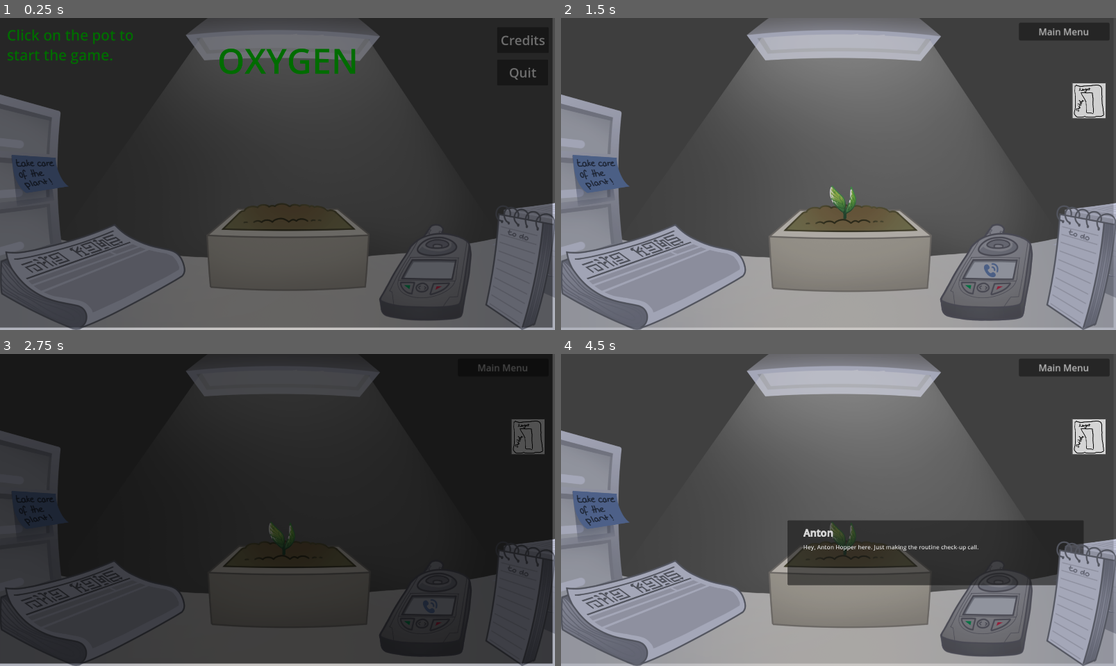
Above: before the commit, frames 1-4 (two rows, left to right).
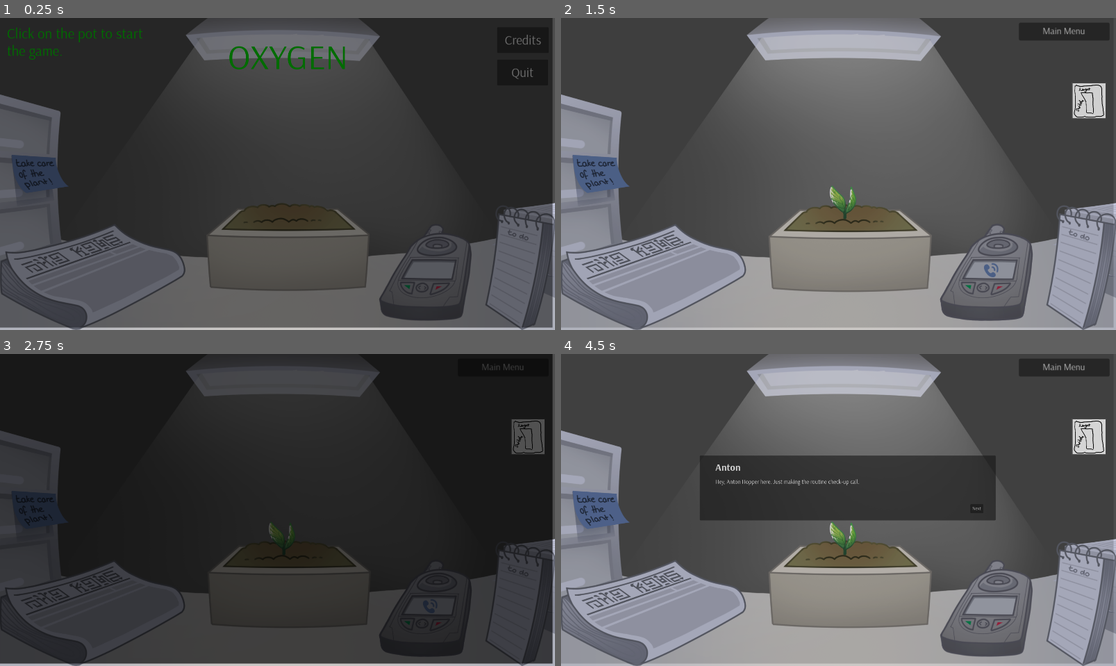
Above: after the commit, the same moments.

Repository: gringames/fem-devs-jam-24
Game: Godot game, scene res://menus/main_menu.tscn
Two runs of this game, one before a commit and one after it. Both use one fixed random seed, a clock stepped at 60 frames per second and the inputs below. Sound files missing from this copy of the repository are replaced by a short silence.
Inputs (mouse positions are in pixels of both pictures, inside the frame that each line leads up to):
- Up to frame 1 (0.25 s): no input
- Up to frame 2 (1.5 s): click (849, 245) at 0.5 s; click (1088, 102) at 1.25 s
- Up to frame 3 (2.75 s): click (527, 438) at 2 s
- Up to frame 4 (4.5 s): click (1088, 438) at 2.75 s; move the mouse to (849, 510) at 3.52 s; click (849, 510) at 3.6 s; tap Enter at 4.25 s; move the mouse to (988, 606) at 4.27 s; click (988, 606) at 4.35 s

The runs differ from the first frame. In frame 1, 1.9% of the frame differs, in the area x 1-99%, y 3-20%; in frame 2, 0.1%; in frame 3, less than 0.1%; in frame 4, 21%, in the area x 25-95%, y 3-75%.

Commit message:
add fonts and move popups to higher visibility layer

Diff:
--- a/femdevsjam24/Endings/good_ending.tscn
+++ b/femdevsjam24/Endings/good_ending.tscn
@@ -1,12 +1,15 @@
-[gd_scene load_steps=8 format=3 uid="uid://cfnxquoiq7m18"]
+[gd_scene load_steps=11 format=3 uid="uid://cfnxquoiq7m18"]
 
 [ext_resource type="AudioStream" uid="uid://cwj5f7qirxaey" path="res://Music/Day 7.mp3" id="1_iwq3x"]
 [ext_resource type="Texture2D" uid="uid://bel1dyr6sigsc" path="res://Art/Plant/0_Pot_Dry.png" id="2_c3e0a"]
 [ext_resource type="Texture2D" uid="uid://dkrb4kwyj336g" path="res://Art/Plant/6_Plant_Day_6.png" id="3_p0qa3"]
 [ext_resource type="PackedScene" uid="uid://cdbw55po5v68o" path="res://Game/black_fade.tscn" id="4_qb0wp"]
-[ext_resource type="Script" path="res://Text/Box/text_box.gd" id="5_uen5w"]
-[ext_resource type="Script" path="res://Text/Input/text_input.gd" id="6_2bxvo"]
+[ext_resource type="FontFile" uid="uid://cfk57avok16na" path="res://Fonts/arsenal/Arsenal-Regular.otf" id="5_brf6e"]
+[ext_resource type="FontFile" uid="uid://xbhj7mwadq52" path="res://Fonts/arsenal/Arsenal-Italic.otf" id="6_65io7"]
 [ext_resource type="Script" path="res://Endings/good_ending_manager.gd" id="7_i6jr5"]
+[ext_resource type="FontFile" uid="uid://3hke8kf5q8k8" path="res://Fonts/arsenal/Arsenal-BoldItalic.otf" id="7_pi526"]
+[ext_resource type="FontFile" uid="uid://dvxig3y6u5rkg" path="res://Fonts/arsenal/Arsenal-Bold.otf" id="8_4hoxp"]
+[ext_resource type="PackedScene" uid="uid://d277a41su2sdk" path="res://Text/Box/text_box.tscn" id="10_m37eh"]
 
 [node name="GoodEnding" type="Node2D"]
 position = Vector2(424, 184)
@@ -44,6 +47,10 @@
 [node name="Label_Art" type="RichTextLabel" parent="Credits"]
 layout_mode = 2
 size_flags_vertical = 3
+theme_override_fonts/normal_font = ExtResource("5_brf6e")
+theme_override_fonts/italics_font = ExtResource("6_65io7")
+theme_override_fonts/bold_italics_font = ExtResource("7_pi526")
+theme_override_fonts/bold_font = ExtResource("8_4hoxp")
 bbcode_enabled = true
 text = "[b]Art[/b]
 Larissa Ignatz"
@@ -51,6 +58,10 @@
 [node name="Label_MusicSound" type="RichTextLabel" parent="Credits"]
 layout_mode = 2
 size_flags_vertical = 3
+theme_override_fonts/normal_font = ExtResource("5_brf6e")
+theme_override_fonts/italics_font = ExtResource("6_65io7")
+theme_override_fonts/bold_italics_font = ExtResource("7_pi526")
+theme_override_fonts/bold_font = ExtResource("8_4hoxp")
 bbcode_enabled = true
 text = "[b]Music & Sound[/b]
 Seren Huges"
@@ -58,6 +69,10 @@
 [node name="Label_GameDesign" type="RichTextLabel" parent="Credits"]
 layout_mode = 2
 size_flags_vertical = 3
+theme_override_fonts/normal_font = ExtResource("5_brf6e")
+theme_override_fonts/italics_font = ExtResource("6_65io7")
+theme_override_fonts/bold_italics_font = ExtResource("7_pi526")
+theme_override_fonts/bold_font = ExtResource("8_4hoxp")
 bbcode_enabled = true
 text = "[b]Music & Sound[/b]
 Tilli Netta Saunders"
@@ -65,6 +80,10 @@
 [node name="Label_Story" type="RichTextLabel" parent="Credits"]
 layout_mode = 2
 size_flags_vertical = 3
+theme_override_fonts/normal_font = ExtResource("5_brf6e")
+theme_override_fonts/italics_font = ExtResource("6_65io7")
+theme_override_fonts/bold_italics_font = ExtResource("7_pi526")
+theme_override_fonts/bold_font = ExtResource("8_4hoxp")
 bbcode_enabled = true
 text = "[b]Music & Sound[/b]
 Rocio Solares"
@@ -72,128 +91,16 @@
 [node name="Label_Programming" type="RichTextLabel" parent="Credits"]
 layout_mode = 2
 size_flags_vertical = 3
+theme_override_fonts/normal_font = ExtResource("5_brf6e")
+theme_override_fonts/italics_font = ExtResource("6_65io7")
+theme_override_fonts/bold_italics_font = ExtResource("7_pi526")
+theme_override_fonts/bold_font = ExtResource("8_4hoxp")
 bbcode_enabled = true
 text = "[b]Programming[/b]
 Kerstin Pfaffinger"
 
-[node name="TextBox" type="Node2D" parent="."]
-position = Vector2(-816, 0)
-script = ExtResource("5_uen5w")
-
-[node name="DialogueBox" type="Panel" parent="TextBox"]
-anchors_preset = 8
-anchor_left = 0.5
-anchor_top = 0.5
-anchor_right = 0.5
-anchor_bottom = 0.5
-offset_left = 456.0
-offset_top = 592.0
-offset_right = 1480.0
-offset_bottom = 816.0
-grow_horizontal = 2
-grow_vertical = 2
-
-[node name="BackgroundTexture" type="TextureRect" parent="TextBox/DialogueBox"]
-layout_mode = 1
-anchors_preset = 15
-anchor_right = 1.0
-anchor_bottom = 1.0
-grow_horizontal = 2
-grow_vertical = 2
-
-[node name="Name" type="RichTextLabel" parent="TextBox/DialogueBox"]
-layout_mode = 1
-anchors_preset = -1
-anchor_left = 0.053
-anchor_top = 0.041
-anchor_right = 0.947
-anchor_bottom = 0.137
-offset_left = -0.0800018
-offset_top = 10.752
-offset_right = 0.0799561
-offset_bottom = 41.464
-grow_horizontal = 2
-grow_vertical = 2
-theme_override_font_sizes/bold_font_size = 34
-bbcode_enabled = true
-text = "[b]Name[/b]
-
-"
-scroll_active = false
-shortcut_keys_enabled = false
-
-[node name="Message" type="RichTextLabel" parent="TextBox/DialogueBox"]
-layout_mode = 1
-anchors_preset = -1
-anchor_left = 0.053
-anchor_top = 0.348
-anchor_right = 0.883
-anchor_bottom = 0.893
-offset_left = -0.272003
-offset_top = 0.0479965
-offset_right = -0.192017
-offset_bottom = -0.0320129
-grow_horizontal = 2
-grow_vertical = 2
-theme_override_font_sizes/normal_font_size = 20
-bbcode_enabled = true
-text = "I hope I will be someday recognized for doing a good job in the field that I love!"
-scroll_active = false
-
-[node name="NextButton" type="Button" parent="TextBox/DialogueBox"]
-layout_mode = 1
-anchors_preset = -1
-anchor_left = 0.914
-anchor_top = 0.75
-anchor_right = 0.958
-anchor_bottom = 0.888
-offset_left = 0.0639648
-offset_top = -3.05176e-05
-offset_right = 0.00793457
-offset_bottom = 0.0879669
-text = "Next"
-
-[node name="CloseButton" type="Button" parent="TextBox/DialogueBox"]
-layout_mode = 1
-anchors_preset = -1
-anchor_left = 0.914
-anchor_top = 0.75
-anchor_right = 0.963
-anchor_bottom = 0.888
-offset_left = 0.0639648
-offset_top = -3.05176e-05
-offset_right = -0.112061
-offset_bottom = 0.0879669
-text = "Close"
-
-[node name="TextInput" type="Control" parent="TextBox/DialogueBox"]
-visible = false
-layout_mode = 1
-anchor_left = 0.055
-anchor_top = 0.571
-anchor_right = 0.891
-anchor_bottom = 0.929
-offset_left = -28.144
-offset_top = -498.784
-offset_right = -1160.74
-offset_bottom = -638.376
-script = ExtResource("6_2bxvo")
-
-[node name="TextEdit" type="TextEdit" parent="TextBox/DialogueBox/TextInput"]
-layout_mode = 1
-offset_left = 28.0
-offset_top = 499.0
-offset_right = 884.0
-offset_bottom = 579.0
-placeholder_text = "I hope that..."
-
-[node name="SendButton" type="Button" parent="TextBox/DialogueBox/TextInput"]
-layout_mode = 0
-offset_left = 822.0
-offset_top = 538.0
-offset_right = 873.0
-offset_bottom = 569.0
-text = "SEND"
+[node name="TextBox" parent="." instance=ExtResource("10_m37eh")]
+position = Vector2(-784, -40)
 
 [node name="GoodEndingManager" type="Node2D" parent="." node_paths=PackedStringArray("text_box")]
 script = ExtResource("7_i6jr5")
--- a/femdevsjam24/Game/game.tscn
+++ b/femdevsjam24/Game/game.tscn
@@ -11,6 +11,7 @@
 [ext_resource type="Texture2D" uid="uid://bel1dyr6sigsc" path="res://Art/Plant/0_Pot_Dry.png" id="6_l2jbh"]
 [ext_resource type="PackedScene" uid="uid://diix6rtcrr4eq" path="res://Features/Plant/plant.tscn" id="6_ownbs"]
 [ext_resource type="PackedScene" uid="uid://d277a41su2sdk" path="res://Text/Box/text_box.tscn" id="6_rjoll"]
+[ext_resource type="FontFile" uid="uid://cfk57avok16na" path="res://Fonts/arsenal/Arsenal-Regular.otf" id="7_jwwqj"]
 [ext_resource type="PackedScene" uid="uid://cdbw55po5v68o" path="res://Game/black_fade.tscn" id="12_lr51w"]
 [ext_resource type="PackedScene" uid="uid://tbr5y2o7ouv1" path="res://Newspaper/newspaper_article.tscn" id="13_k3c02"]
 [ext_resource type="Script" path="res://Game/track_handler.gd" id="13_towrx"]
@@ -74,6 +75,7 @@
 scale = Vector2(2, 2)
 size_flags_horizontal = 8
 size_flags_vertical = 8
+theme_override_fonts/font = ExtResource("7_jwwqj")
 text = "Main Menu"
 script = ExtResource("3_k2dps")
 sceneToOpenPath = "res://menus/main_menu.tscn"
@@ -126,7 +128,8 @@
 
 [node name="TextBox" parent="." instance=ExtResource("6_rjoll")]
 visible = false
-position = Vector2(-96, -200)
+z_index = 3
+position = Vector2(-400, -424)
 
 [node name="Phone" parent="." node_paths=PackedStringArray("text_box") instance=ExtResource("14_3hl40")]
 position = Vector2(1048, 696)
@@ -138,12 +141,13 @@
 
 [node name="TaskList" parent="." instance=ExtResource("16_cw5wg")]
 visible = false
-position = Vector2(-176, 200)
+z_index = 3
+position = Vector2(-424, -184)
 
 [node name="NewspaperArticle" parent="." instance=ExtResource("13_k3c02")]
 visible = false
-position = Vector2(-488, -256)
-scale = Vector2(0.7, 0.7)
+z_index = 3
+position = Vector2(-424, -184)
 
 [node name="Newspaper" parent="." node_paths=PackedStringArray("article") instance=ExtResource("18_hng1r")]
 position = Vector2(-104, 712)
--- a/femdevsjam24/Newspaper/newspaper_article.tscn
+++ b/femdevsjam24/Newspaper/newspaper_article.tscn
@@ -1,6 +1,9 @@
-[gd_scene load_steps=2 format=3 uid="uid://tbr5y2o7ouv1"]
+[gd_scene load_steps=5 format=3 uid="uid://tbr5y2o7ouv1"]
 
 [ext_resource type="Script" path="res://Newspaper/newspaper_article.gd" id="1_p5fao"]
+[ext_resource type="Texture2D" uid="uid://biv72ovpqh5np" path="res://Art/Counter/newspaper_article.png" id="2_gkji8"]
+[ext_resource type="FontFile" uid="uid://dusshf66yj4n0" path="res://Fonts/MyUnderwood.ttf" id="3_1q66u"]
+[ext_resource type="FontFile" uid="uid://cfk57avok16na" path="res://Fonts/arsenal/Arsenal-Regular.otf" id="4_xxqow"]
 
 [node name="NewspaperArticle" type="Node2D"]
 script = ExtResource("1_p5fao")
@@ -11,84 +14,97 @@
 anchor_top = 0.244
 anchor_right = 0.45
 anchor_bottom = 0.785
-offset_left = 136.0
-offset_top = 192.0
-offset_right = 1128.0
-offset_bottom = 728.0
+offset_left = 400.0
+offset_top = 248.0
+offset_right = 1392.0
+offset_bottom = 784.0
 grow_horizontal = 2
 grow_vertical = 2
 
 [node name="BackgroundTexture" type="TextureRect" parent="DialogueBox"]
 layout_mode = 1
-anchors_preset = 15
-anchor_right = 1.0
-anchor_bottom = 1.0
+anchors_preset = -1
+anchor_left = -0.468
+anchor_top = -0.507
+anchor_right = 1.468
+anchor_bottom = 1.507
+offset_left = 464.256
+offset_top = 271.752
+offset_right = -464.256
+offset_bottom = -271.752
 grow_horizontal = 2
 grow_vertical = 2
+texture = ExtResource("2_gkji8")
 
 [node name="Message" type="RichTextLabel" parent="DialogueBox"]
 layout_mode = 1
 anchors_preset = -1
-anchor_left = 0.032
-anchor_top = 0.34
-anchor_right = 0.895
-anchor_bottom = 0.957
-offset_left = 0.255999
-offset_top = 0.759995
-offset_right = 0.159973
-offset_bottom = 18.048
+anchor_left = -0.185
+anchor_top = 0.552
+anchor_right = 1.274
+anchor_bottom = 1.254
+offset_left = -0.479996
+offset_top = 0.127991
+offset_right = 0.191895
+offset_bottom = 20.856
 grow_horizontal = 2
 grow_vertical = 2
 scale = Vector2(1, 0.947758)
-theme_override_font_sizes/normal_font_size = 20
+theme_override_colors/default_color = Color(0, 0, 0, 1)
+theme_override_fonts/normal_font = ExtResource("3_1q66u")
+theme_override_font_sizes/normal_font_size = 34
 text = "NEWSPAPER ARTICLE CONTENT"
 scroll_active = false
 
 [node name="Date" type="RichTextLabel" parent="DialogueBox"]
 layout_mode = 1
 anchors_preset = -1
-anchor_left = 0.032
-anchor_top = 0.103
-anchor_right = 0.371
-anchor_bottom = 0.25
-offset_left = 0.255999
-offset_top = 0.375996
-offset_right = -0.0320129
-offset_bottom = 5.0
+anchor_left = 0.887
+anchor_top = 0.149
+anchor_right = 1.29
+anchor_bottom = 0.239
+offset_left = 0.0959473
+offset_top = 0.136002
+offset_right = 0.319946
+offset_bottom = 2.896
 grow_horizontal = 2
 grow_vertical = 2
 scale = Vector2(1, 0.947758)
-theme_override_font_sizes/normal_font_size = 20
+theme_override_colors/default_color = Color(0, 0, 0, 1)
+theme_override_fonts/normal_font = ExtResource("3_1q66u")
+theme_override_font_sizes/normal_font_size = 34
 text = "DATE"
 scroll_active = false
 
 [node name="Headline" type="RichTextLabel" parent="DialogueBox"]
 layout_mode = 1
 anchors_preset = -1
-anchor_left = 0.444
-anchor_top = 0.092
-anchor_right = 0.952
-anchor_bottom = 0.315
-offset_left = -0.448029
-offset_top = 0.0639992
-offset_right = -0.384033
-offset_bottom = 7.47998
+anchor_left = -0.185
+anchor_top = 0.313
+anchor_right = 1.282
+anchor_bottom = 0.462
+offset_left = -0.479996
+offset_top = 0.231995
+offset_right = 0.255981
+offset_bottom = 4.368
 grow_horizontal = 2
 grow_vertical = 2
 scale = Vector2(1, 0.947758)
-theme_override_font_sizes/normal_font_size = 20
+theme_override_colors/default_color = Color(0, 0, 0, 1)
+theme_override_fonts/normal_font = ExtResource("3_1q66u")
+theme_override_font_sizes/normal_font_size = 34
 text = "HEADLINE"
 scroll_active = false
 
 [node name="CloseButton" type="Button" parent="DialogueBox"]
 layout_mode = 1
 anchors_preset = -1
-anchor_left = 0.903
-anchor_top = 0.882
-anchor_right = 0.976
-anchor_bottom = 0.947
-offset_left = 0.223938
-offset_top = -0.256042
-offset_right = -0.192078
-offset_bottom = 0.223999
+anchor_left = 1.25
+anchor_top = 1.284
+anchor_right = 1.323
+anchor_bottom = 1.349
+offset_top = -0.223999
+offset_right = -0.416016
+offset_bottom = 0.256042
+theme_override_fonts/font = ExtResource("4_xxqow")
 text = "Close"
--- a/femdevsjam24/Text/Box/text_box.tscn
+++ b/femdevsjam24/Text/Box/text_box.tscn
@@ -1,7 +1,11 @@
-[gd_scene load_steps=3 format=3 uid="uid://d277a41su2sdk"]
+[gd_scene load_steps=7 format=3 uid="uid://d277a41su2sdk"]
 
 [ext_resource type="Script" path="res://Text/Box/text_box.gd" id="1_pb4nd"]
 [ext_resource type="Script" path="res://Text/Input/text_input.gd" id="2_0gvk8"]
+[ext_resource type="FontFile" uid="uid://cfk57avok16na" path="res://Fonts/arsenal/Arsenal-Regular.otf" id="2_0vked"]
+[ext_resource type="FontFile" uid="uid://xbhj7mwadq52" path="res://Fonts/arsenal/Arsenal-Italic.otf" id="3_05ypr"]
+[ext_resource type="FontFile" uid="uid://3hke8kf5q8k8" path="res://Fonts/arsenal/Arsenal-BoldItalic.otf" id="4_tcajj"]
+[ext_resource type="FontFile" uid="uid://dvxig3y6u5rkg" path="res://Fonts/arsenal/Arsenal-Bold.otf" id="5_6nwor"]
 
 [node name="TextBox" type="Node2D"]
 script = ExtResource("1_pb4nd")
@@ -40,6 +44,10 @@
 offset_bottom = 41.464
 grow_horizontal = 2
 grow_vertical = 2
+theme_override_fonts/normal_font = ExtResource("2_0vked")
+theme_override_fonts/italics_font = ExtResource("3_05ypr")
+theme_override_fonts/bold_italics_font = ExtResource("4_tcajj")
+theme_override_fonts/bold_font = ExtResource("5_6nwor")
 theme_override_font_sizes/bold_font_size = 34
 bbcode_enabled = true
 text = "[b]Name[/b]
@@ -61,6 +69,10 @@
 offset_bottom = -0.0320129
 grow_horizontal = 2
 grow_vertical = 2
+theme_override_fonts/normal_font = ExtResource("2_0vked")
+theme_override_fonts/italics_font = ExtResource("3_05ypr")
+theme_override_fonts/bold_italics_font = ExtResource("4_tcajj")
+theme_override_fonts/bold_font = ExtResource("5_6nwor")
 theme_override_font_sizes/normal_font_size = 20
 bbcode_enabled = true
 text = "I hope I will be someday recognized for doing a good job in the field that I love!"
@@ -77,6 +89,7 @@
 offset_top = -3.05176e-05
 offset_right = 0.00793457
 offset_bottom = 0.0879669
+theme_override_fonts/font = ExtResource("2_0vked")
 text = "Next"
 
 [node name="CloseButton" type="Button" parent="DialogueBox"]
@@ -90,6 +103,7 @@
 offset_top = -3.05176e-05
 offset_right = -0.112061
 offset_bottom = 0.0879669
+theme_override_fonts/font = ExtResource("2_0vked")
 text = "Close"
 
 [node name="TextInput" type="Control" parent="DialogueBox"]
@@ -111,6 +125,7 @@
 offset_top = 499.0
 offset_right = 884.0
 offset_bottom = 579.0
+theme_override_fonts/font = ExtResource("2_0vked")
 placeholder_text = "I hope that..."
 
 [node name="SendButton" type="Button" parent="DialogueBox/TextInput"]
@@ -119,4 +134,5 @@
 offset_top = 538.0
 offset_right = 873.0
 offset_bottom = 569.0
+theme_override_fonts/font = ExtResource("2_0vked")
 text = "SEND"
--- a/femdevsjam24/Text/TaskList.tscn
+++ b/femdevsjam24/Text/TaskList.tscn
@@ -1,6 +1,8 @@
-[gd_scene load_steps=2 format=3 uid="uid://bi68oladgtk0t"]
+[gd_scene load_steps=4 format=3 uid="uid://bi68oladgtk0t"]
 
 [ext_resource type="Script" path="res://Text/task_list.gd" id="1_bnmim"]
+[ext_resource type="Texture2D" uid="uid://c1j1a5qns87ro" path="res://Art/Counter/task_list.png" id="2_3w74m"]
+[ext_resource type="FontFile" uid="uid://1tjsccgpmb8k" path="res://Fonts/Blokletters-Viltstift.ttf" id="3_wjkny"]
 
 [node name="TaskList" type="Node2D"]
 script = ExtResource("1_bnmim")
@@ -11,10 +13,10 @@
 anchor_top = 0.244
 anchor_right = 0.45
 anchor_bottom = 0.785
-offset_left = 136.0
-offset_top = 192.0
-offset_right = 480.0
-offset_bottom = 472.0
+offset_left = 760.0
+offset_top = 400.0
+offset_right = 1104.0
+offset_bottom = 680.0
 grow_horizontal = 2
 grow_vertical = 2
 
@@ -25,33 +27,37 @@
 anchor_bottom = 1.0
 grow_horizontal = 2
 grow_vertical = 2
+texture = ExtResource("2_3w74m")
 
 [node name="Message" type="RichTextLabel" parent="DialogueBox"]
 layout_mode = 1
 anchors_preset = -1
-anchor_left = 0.104
-anchor_top = 0.096
-anchor_right = 0.905
-anchor_bottom = 0.863
-offset_left = 0.255997
-offset_top = -0.0639687
-offset_right = -0.0800171
-offset_bottom = 0.00799561
+anchor_left = -0.233
+anchor_top = 0.143
+anchor_right = 1.326
+anchor_bottom = 2.029
+offset_left = 0.152016
+offset_top = -0.0400085
+offset_right = -0.144043
+offset_bottom = -0.119995
 grow_horizontal = 2
 grow_vertical = 2
-theme_override_font_sizes/normal_font_size = 20
+theme_override_colors/default_color = Color(0, 0, 0, 1)
+theme_override_constants/line_separation = 42
+theme_override_fonts/normal_font = ExtResource("3_wjkny")
+theme_override_font_sizes/normal_font_size = 29
 text = "No tasks today."
 scroll_active = false
 
 [node name="CloseButton" type="Button" parent="DialogueBox"]
 layout_mode = 1
 anchors_preset = -1
-anchor_left = 0.791
-anchor_top = 0.8
-anchor_right = 0.936
-anchor_bottom = 0.911
-offset_left = -0.104004
-offset_top = 1.52588e-05
-offset_right = 0.0159912
-offset_bottom = -0.0800018
+anchor_left = 1.209
+anchor_top = -0.371
+anchor_right = 1.355
+anchor_bottom = -0.261
+offset_left = 0.103973
+offset_top = -0.119995
+offset_right = -0.119995
+offset_bottom = 0.0800171
 text = "Close"
--- a/femdevsjam24/menus/main_menu.tscn
+++ b/femdevsjam24/menus/main_menu.tscn
@@ -6,9 +6,13 @@
 [ext_resource type="Script" path="res://menus/quit_game.gd" id="2_a1ba0"]
 [ext_resource type="Script" path="res://menus/fade_to_game.gd" id="4_yqeo2"]
 [ext_resource type="PackedScene" uid="uid://cdbw55po5v68o" path="res://Game/black_fade.tscn" id="5_wm6mt"]
+[ext_resource type="FontFile" uid="uid://cfk57avok16na" path="res://Fonts/arsenal/Arsenal-Regular.otf" id="5_x1fmw"]
 [ext_resource type="AudioStream" uid="uid://dq70fyd5nd11g" path="res://Music/Day 0 Soundscape Room Noise.mp3" id="7_ewkgf"]
 [ext_resource type="PackedScene" uid="uid://bi7dw5pgb1mgr" path="res://Buttons/scalable_button.tscn" id="7_mykxu"]
+[ext_resource type="FontFile" uid="uid://xbhj7mwadq52" path="res://Fonts/arsenal/Arsenal-Italic.otf" id="8_uqrr4"]
+[ext_resource type="FontFile" uid="uid://3hke8kf5q8k8" path="res://Fonts/arsenal/Arsenal-BoldItalic.otf" id="9_5sjmu"]
 [ext_resource type="PackedScene" uid="uid://cbtxacfpixmnd" path="res://Game/flicker.tscn" id="9_tphpq"]
+[ext_resource type="FontFile" uid="uid://dvxig3y6u5rkg" path="res://Fonts/arsenal/Arsenal-Bold.otf" id="10_esphg"]
 
 [node name="Node2D" type="Node2D"]
 script = ExtResource("1_t0b0h")
@@ -33,6 +37,7 @@
 offset_right = 1898.0
 offset_bottom = 121.0
 size_flags_vertical = 3
+theme_override_fonts/font = ExtResource("5_x1fmw")
 theme_override_font_sizes/font_size = 45
 text = "Credits"
 script = ExtResource("1_jfuih")
@@ -44,6 +49,7 @@
 offset_right = 1896.0
 offset_bottom = 233.0
 size_flags_vertical = 3
+theme_override_fonts/font = ExtResource("5_x1fmw")
 theme_override_font_sizes/font_size = 45
 text = "Quit
 "
@@ -57,6 +63,10 @@
 offset_bottom = 256.0
 size_flags_vertical = 3
 theme_override_colors/default_color = Color(0, 0.85098, 0, 1)
+theme_override_fonts/normal_font = ExtResource("5_x1fmw")
+theme_override_fonts/italics_font = ExtResource("8_uqrr4")
+theme_override_fonts/bold_italics_font = ExtResource("9_5sjmu")
+theme_override_fonts/bold_font = ExtResource("10_esphg")
 theme_override_font_sizes/normal_font_size = 120
 bbcode_enabled = true
 text = "[center]OXYGEN[/center]"
@@ -70,6 +80,10 @@
 offset_bottom = 216.0
 size_flags_vertical = 3
 theme_override_colors/default_color = Color(0, 0.85098, 0, 1)
+theme_override_fonts/normal_font = ExtResource("5_x1fmw")
+theme_override_fonts/italics_font = ExtResource("8_uqrr4")
+theme_override_fonts/bold_italics_font = ExtResource("9_5sjmu")
+theme_override_fonts/bold_font = ExtResource("10_esphg")
 theme_override_font_sizes/normal_font_size = 50
 bbcode_enabled = true
 text = "Click on the pot to start the game."
Binary file added: femdevsjam24/Fonts/Blokletters-Viltstift.ttf
Not shown, added: femdevsjam24/Fonts/Blokletters-Viltstift.ttf.import
Binary file added: femdevsjam24/Fonts/MyUnderwood.ttf
Not shown, added: femdevsjam24/Fonts/MyUnderwood.ttf.import
Binary file added: femdevsjam24/Fonts/arsenal/Arsenal-Bold.otf
Not shown, added: femdevsjam24/Fonts/arsenal/Arsenal-Bold.otf.import
Binary file added: femdevsjam24/Fonts/arsenal/Arsenal-BoldItalic.otf
Not shown, added: femdevsjam24/Fonts/arsenal/Arsenal-BoldItalic.otf.import
Binary file added: femdevsjam24/Fonts/arsenal/Arsenal-Italic.otf
Not shown, added: femdevsjam24/Fonts/arsenal/Arsenal-Italic.otf.import
Binary file added: femdevsjam24/Fonts/arsenal/Arsenal-Regular.otf
Not shown, added: femdevsjam24/Fonts/arsenal/Arsenal-Regular.otf.import
(and 6 more such lines)
